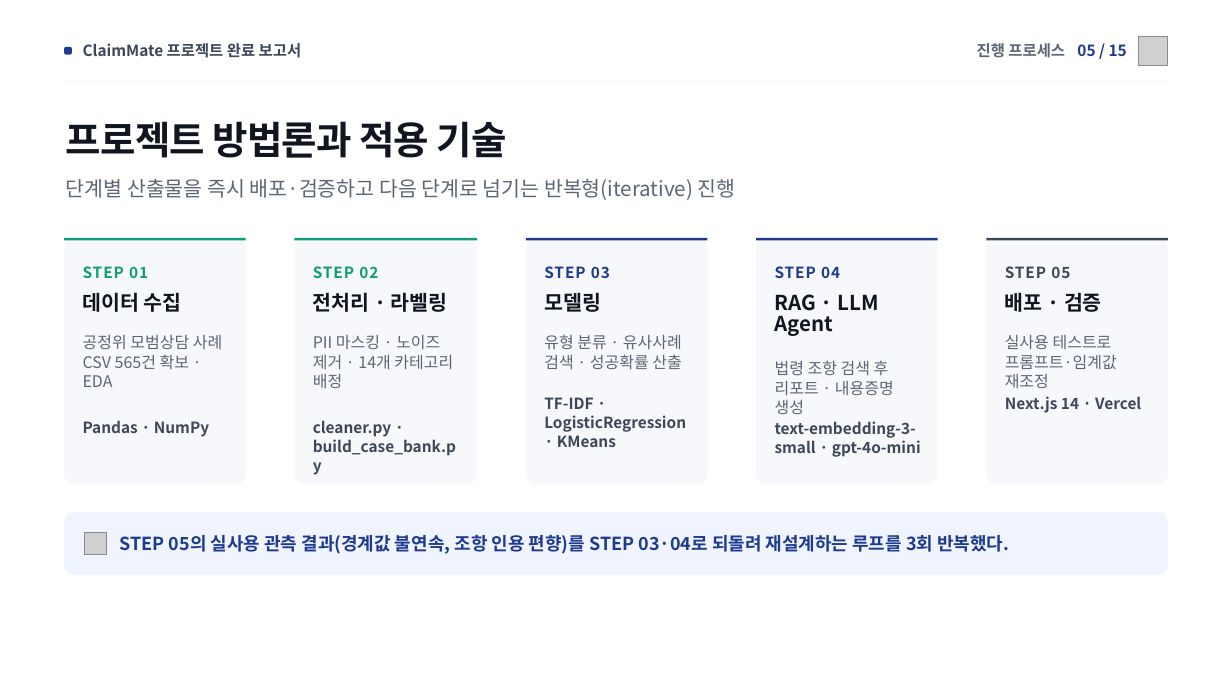
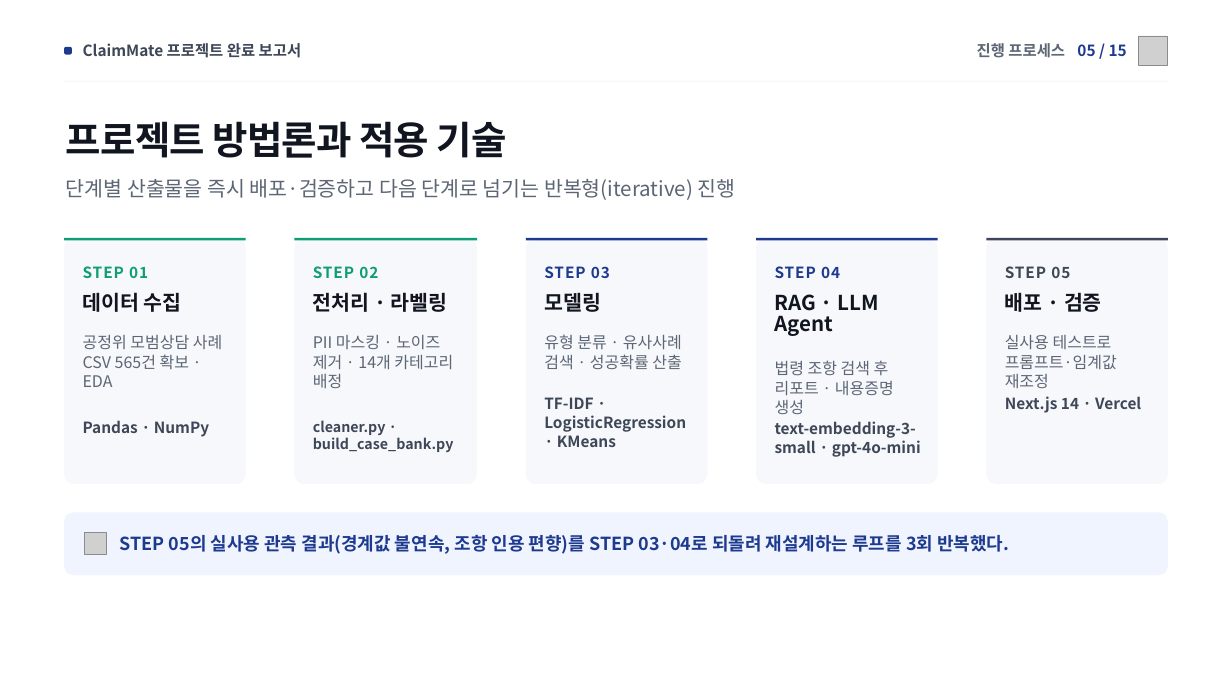
Before and after one commit to custor2-cpu/ClaimMate, a slide deck: slide 5 of docs/ClaimMate_결과보고서.pptx. Drawn at 1232x693 pixels with LibreOffice and Linux fonts; fonts in the diff are those of the drawing; grey boxes stand for pictures; background and template pictures are left out. Boxes give left, top, right and bottom in pixels: in the first picture for what was removed or moved away, otherwise in the second. Text is boxed around its words. In the diff, an @@ line names an element or a change of style, - is before the commit and + after.

```diff
--- a/docs/ClaimMate_결과보고서.pptx
+++ b/docs/ClaimMate_결과보고서.pptx
@@ text "cleaner.py · build_case_bank.py" at (313,420,454,452): size 18 to 16.6 pt @@
```
Also in this commit, not shown: 3 other slides changed.
